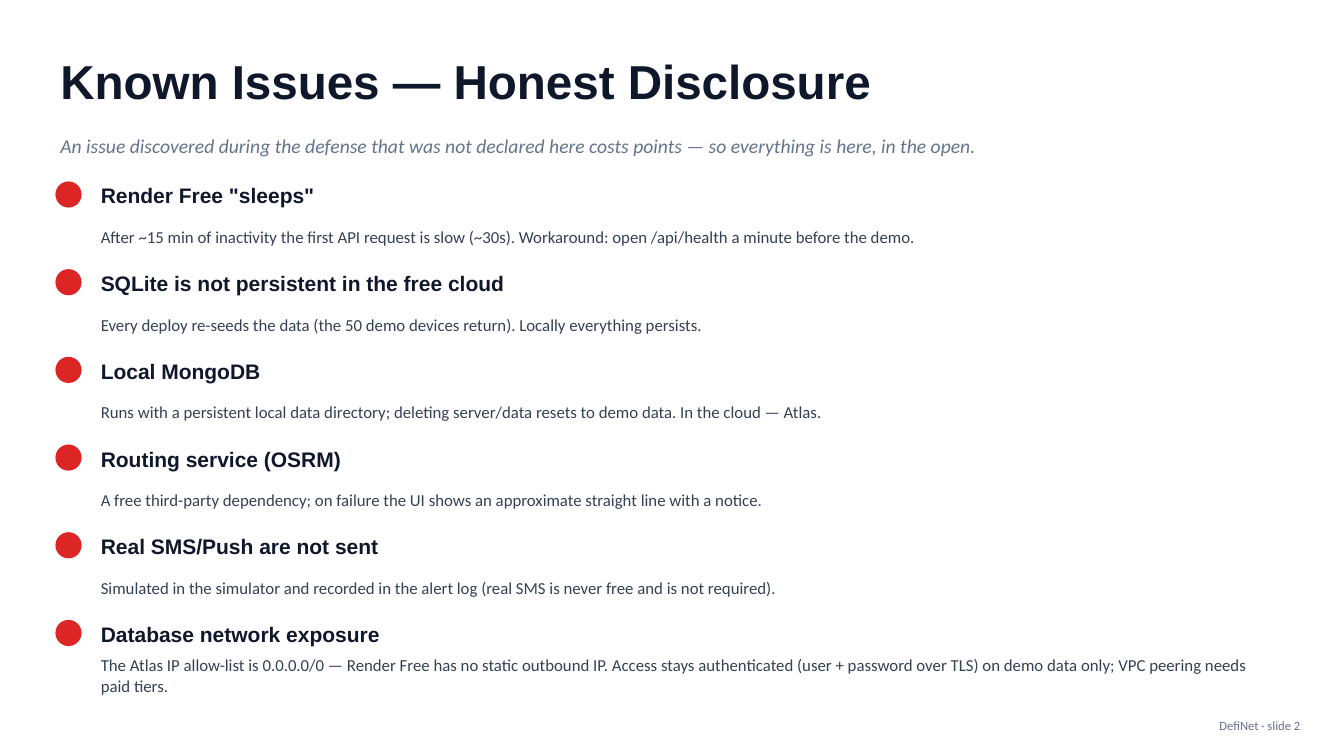
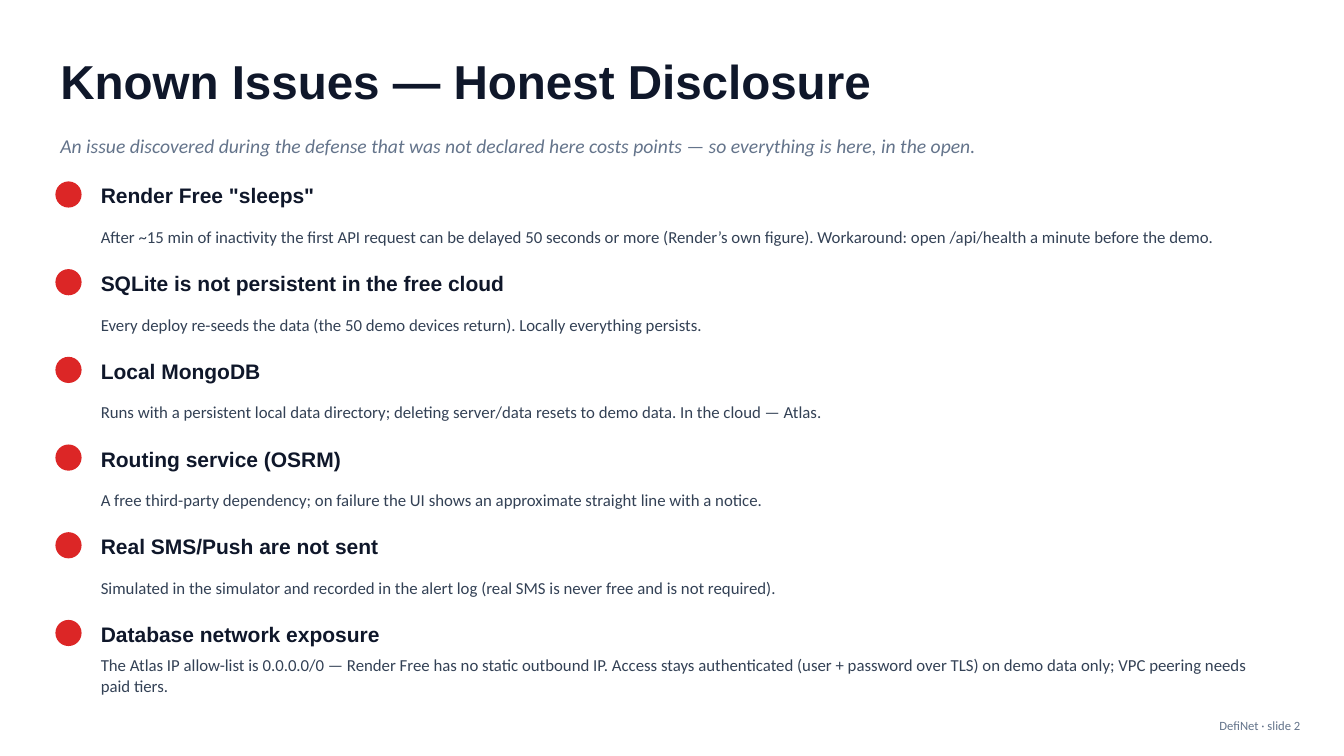
Before and after one commit to dolfinvarshev/Development-on-web-platforms, a slide deck: slide 2 of docs/DefiNet-Defense-Deck.pptx. Drawn at 1344x756 pixels with LibreOffice and Linux fonts; fonts in the diff are those of the drawing. Boxes give left, top, right and bottom in pixels: in the first picture for what was removed or moved away, otherwise in the second. Text is boxed around its words. In the diff, an @@ line names an element or a change of style, - is before the commit and + after.

```diff
--- a/docs/DefiNet-Defense-Deck.pptx
+++ b/docs/DefiNet-Defense-Deck.pptx
@@ text at [101,231,1213,246]: text changed @@
-After ~15 min of inactivity the first API request is slow (~30s). Workaround: open /api/health a minute before the demo.
+After ~15 min of inactivity the first API request can be delayed 50 seconds or more (Render’s own figure). Workaround: open /api/health a minute before the demo.
```
Also in this commit, not shown: 3 other files.
